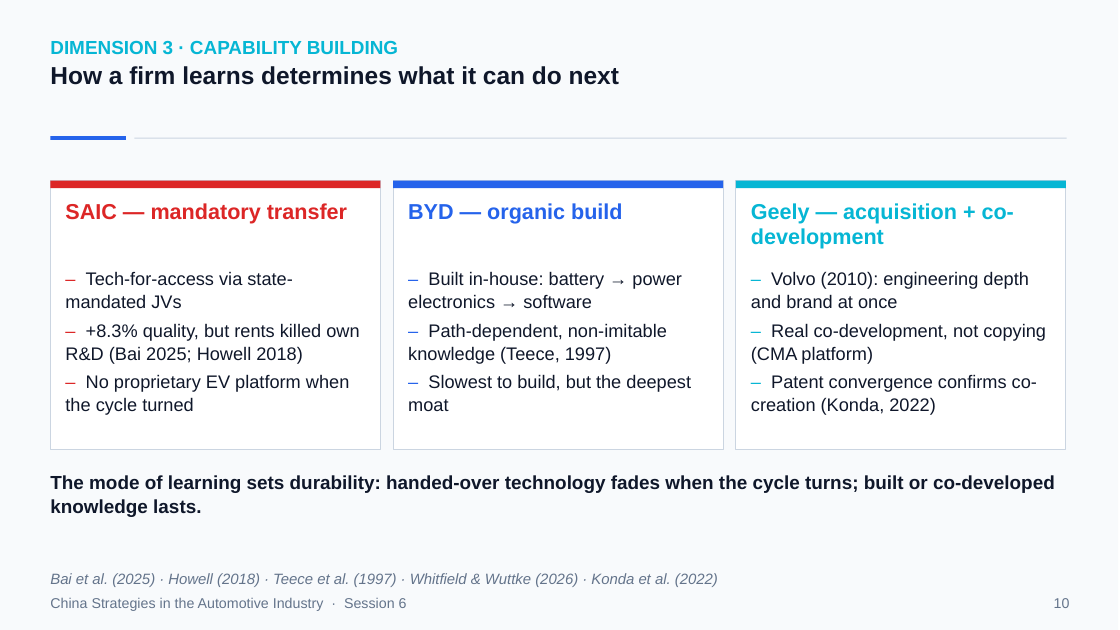
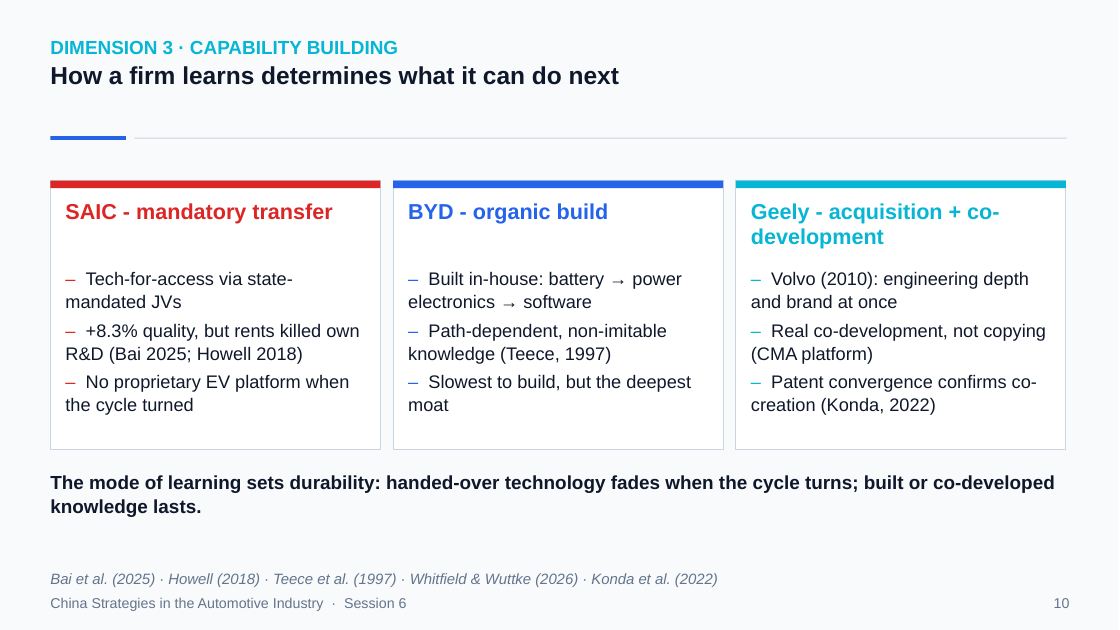
Before and after one commit to mickeymousehacker/CHINA-seminar-paper, a slide deck: slide 10 of research/presentation/China-Strategies-Presentation-FINAL.pptx. Drawn at 1120x630 pixels with LibreOffice and Linux fonts; fonts in the diff are those of the drawing. Boxes give left, top, right and bottom in pixels: in the first picture for what was removed or moved away, otherwise in the second. Text is boxed around its words. In the diff, an @@ line names an element or a change of style, - is before the commit and + after.

Commit message:
add presentation speech script + cue cards, refine debate argument, sync final deck
- add research/wiki/saic-motor/Doc/praesentation-sprechtext-julia.md(.docx):
  slide-by-slide English delivery script + German/English cue cards for
  Julia's portion of the team presentation (slides 6-16), timed and
  rebalanced across shared vs. solo slides to hit the ~13 min/person target
- replace ZF Friedrichshafen example in the debate CON speech with a
  standalone-value framing and reframe the Opel/PSA argument as a
  fire-sale discount (Shleifer & Vishny 1992; Andrade et al. 2001),
  moving the "alternatives exist" argument to the DaimlerChrysler teammate
- add Aylin's BMW-Rover opposition brief for cross-referencing team arguments
- sync final presentation deck with manual edits

```diff
--- a/research/presentation/China-Strategies-Presentation-FINAL.pptx
+++ b/research/presentation/China-Strategies-Presentation-FINAL.pptx
@@ text at bbox=[65, 203, 332, 224]: text changed; size 18.6 to 18.5 pt @@
-SAIC — mandatory transfer
+SAIC - mandatory transfer
@@ text at bbox=[408, 203, 608, 224]: text changed; size 18.6 to 18.5 pt @@
-BYD — organic build
+BYD - organic build
@@ text at bbox=[751, 203, 999, 249]: text changed; size 18.6 to 18.5 pt @@
-Geely — acquisition + co-development
+Geely - acquisition + co-development
```
Also in this commit, not shown: 10 other slides changed, 8 other files.
